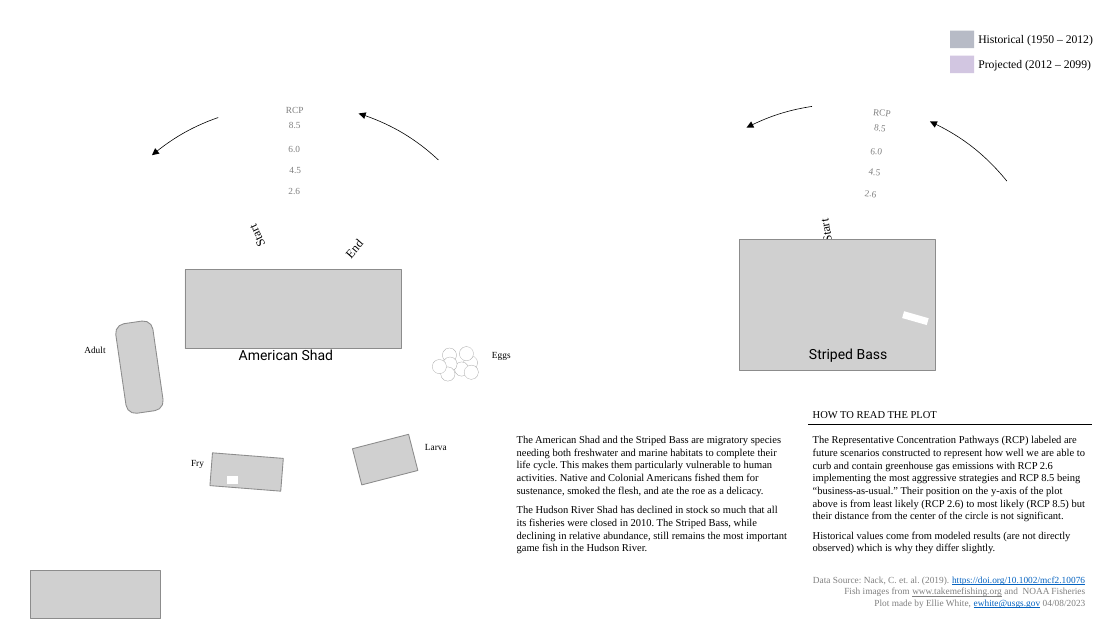
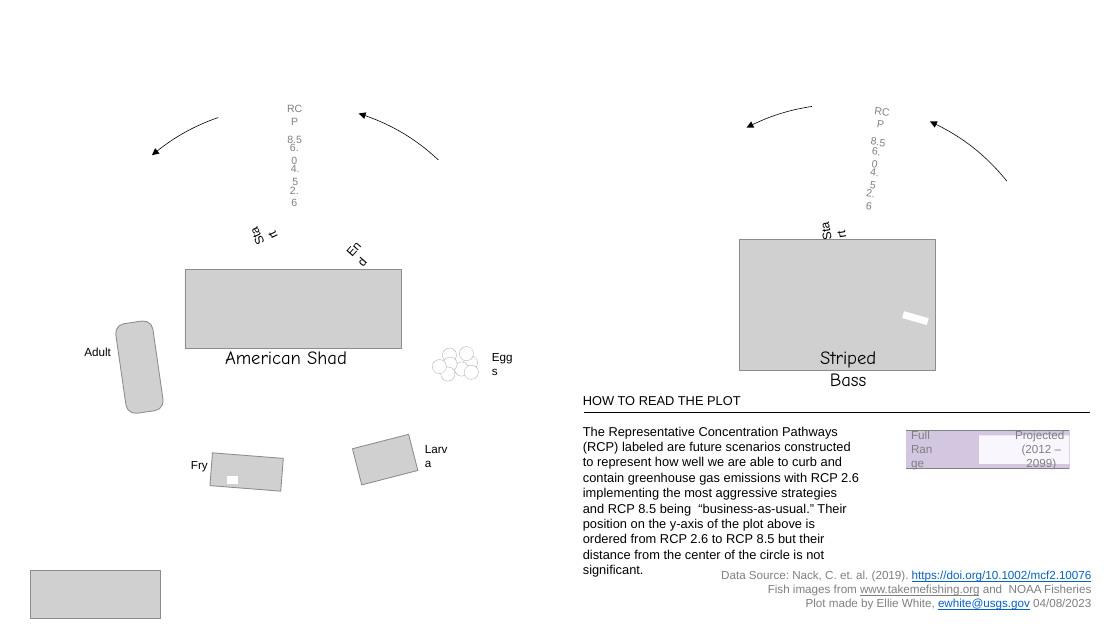
Before and after one commit to DOI-USGS/vizlab-chart-challenge-23, a slide deck: slide 3 of 00_timeseries_ewhite/touch_ups.pptx (slide 2 before the commit). Drawn at 1120x630 pixels with LibreOffice and Linux fonts; fonts in the diff are those of the drawing; grey boxes stand for pictures; background and template pictures are left out. Boxes give left, top, right and bottom in pixels: in the first picture for what was removed or moved away, otherwise in the second. Text is boxed around its words. In the diff, an @@ line names an element or a change of style, - is before the commit and + after.

```diff
--- a/00_timeseries_ewhite/touch_ups.pptx
+++ b/00_timeseries_ewhite/touch_ups.pptx
@@ rectangle removed at [950,30,974,48] @@
@@ text removed at [978,35,1093,46] @@
-Historical (1950 – 2012)
@@ size 8 to 9 pt, font Times New Roman to Arial in 8 elements at [870,167,879,191], [866,188,875,210], [871,147,881,170], [290,144,299,167], [291,165,300,188], [290,187,299,206], [726,534,775,543], [608,504,656,513] @@
@@ font Times New Roman to Arial in 3 elements at [811,210,841,250], [238,214,275,258], [335,228,374,269] @@
@@ size 8 to 10 pt, font Times New Roman to Arial in 5 elements at [721,570,1092,610], [417,437,462,460], [191,461,208,472], [484,345,524,368], [84,347,110,356] @@
@@ text "American Shad" at [225,348,347,364]: size 12 to 16 pt, font Roboto to Comic Neue @@
@@ text "American Shad": place and size @@
-text "American Shad" at [239,346,333,360]
+text "American Shad" at [225,348,347,364]
@@ text "Striped Bass" at [820,351,876,386]: size 12 to 16 pt, font Roboto to Comic Neue @@
@@ text "HOW TO READ THE PLOT": place and size @@
-text "HOW TO READ THE PLOT" at [813,411,1085,554]
+text "HOW TO READ THE PLOT" at [583,396,859,577]
@@ text at [583,396,741,405]: size 9 to 11 pt, font Times New Roman to Arial in "HOW TO READ THE PLOT" @@
@@ line moved from (808, 424) - (1093, 424) to (584, 413) - (1091, 413) @@
@@ text removed at [517,435,787,554] @@
-The American Shad and the Striped Bass are migratory species needing both freshwater and marine habitats to complete their life cycle. This makes them particularly vulnerable to human activities. Native and Colonial Americans fished them for sustenance, smoked the flesh, and ate the roe as a delicacy.
-The Hudson River Shad has declined in stock so much that all its fisheries were closed in 2010. The Striped Bass, while declining in relative abundance, still remains the most important game fish in the Hudson River.
@@ text at [583,426,859,577]: text changed; size 9 to 11 pt; font Times New Roman to Arial @@
-The Representative Concentration Pathways (RCP) labeled are future scenarios constructed to represent how well we are able to curb and contain greenhouse gas emissions with RCP 2.6 implementing the most aggressive strategies and RCP 8.5 being “business-as-usual.” Their position on the y-axis of the plot above is from least likely (RCP 2.6) to most likely (RCP 8.5) but their distance from the center of the circle is not significant.
-Historical values come from modeled results (are not directly observed) which is why they differ slightly.
+The Representative Concentration Pathways (RCP) labeled are future scenarios constructed to represent how well we are able to curb and contain greenhouse gas emissions with RCP 2.6 implementing the most aggressive strategies and RCP 8.5 being “business-as-usual.” Their position on the y-axis of the plot above is ordered from RCP 2.6 to RCP 8.5 but their distance from the center of the circle is not significant.
@@ rectangle at [907,431,1070,468]: outline none to #D2C6E1 0.25 pt; rotation 0 to 270 degrees @@
@@ group added at [907,430,1070,469]: 2 lines, 1 rectangle, 1 text @@
+Full
+Range
@@ text "Projected" at [1015,430,1064,470]: vertical alignment top to middle @@
@@ text at [1015,430,1064,470]: text changed; font Times New Roman to Arial; text colour #000000 to #808080 @@
-Projected (2012 – 2099)
+Projected
+(2012 – 2099)
@@ text "Data Source: Nack, C. et. ...": place and size @@
-text "Data Source: Nack, C. et. ..." at [813,576,1086,608]
+text "Data Source: Nack, C. et. ..." at [721,570,1092,610]
```
Also in this commit, not shown: 3 slides added, 1 slide removed, 6 other files.
